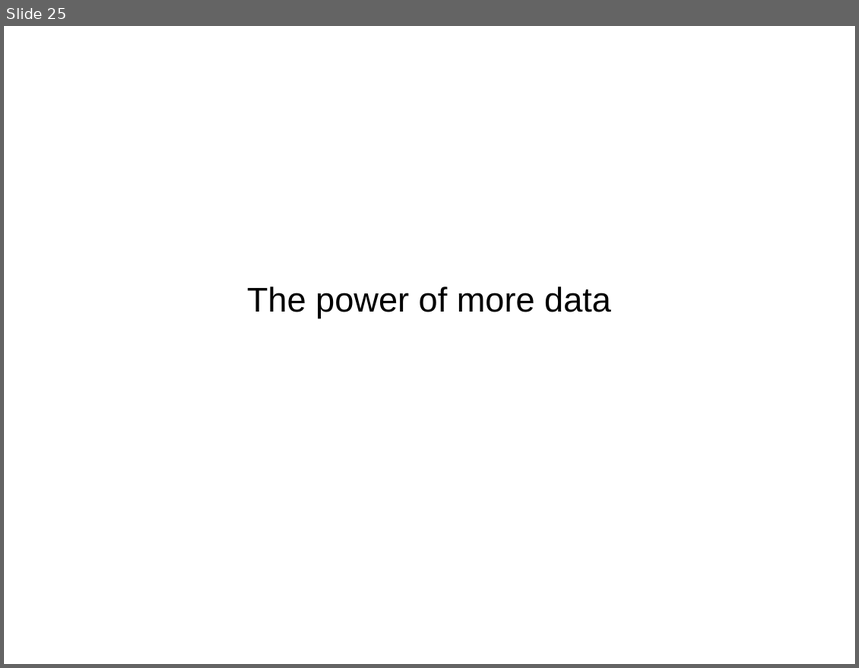
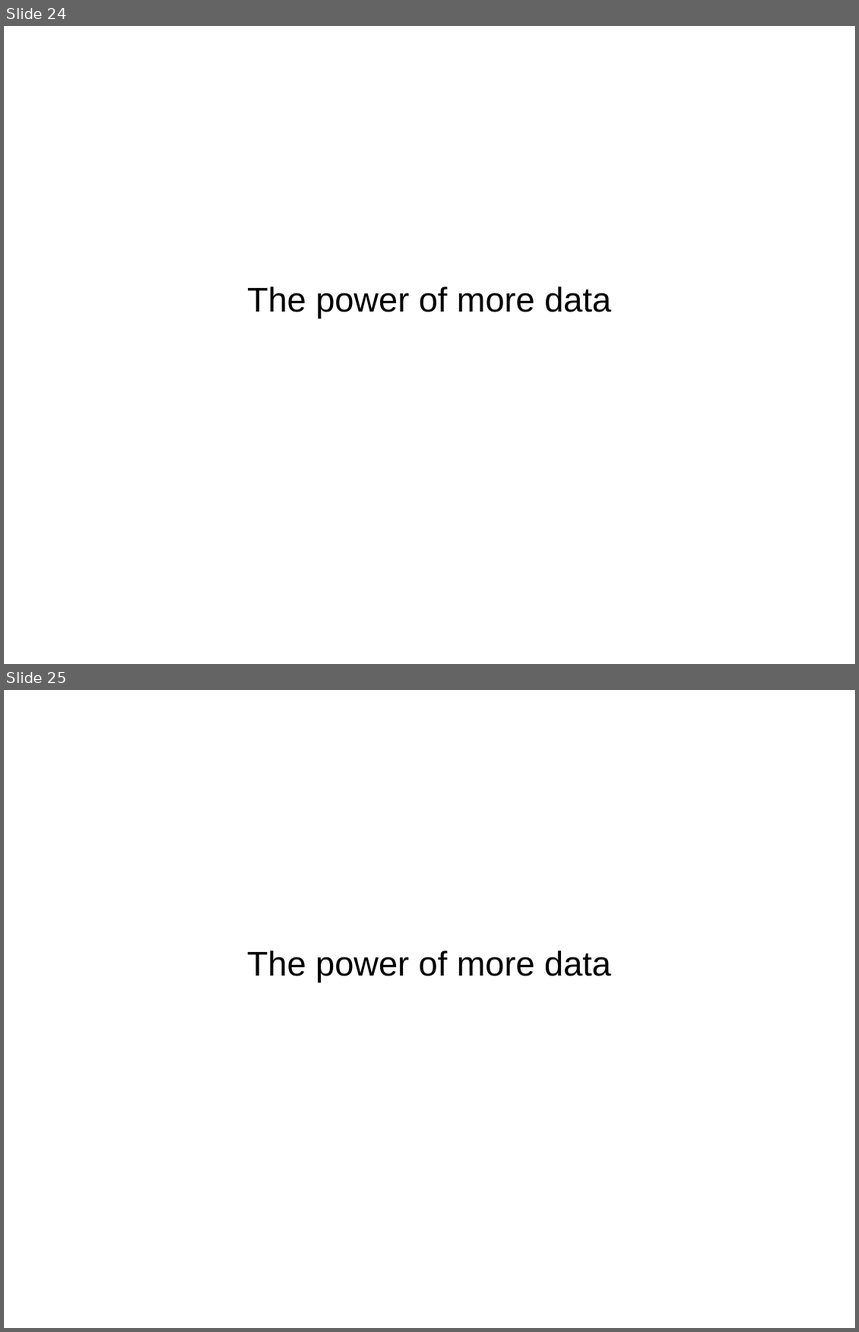
Before and after one commit to amueller/talks_odt, a slide deck: 2017/promises_and_perils_pyparis.odp. Shown one above the other, each under a label of ours: slide 25 before the commit, slides 24 and 25 after it. The pictures are 859x668 and 859x1332 pixels, drawn with LibreOffice and Linux fonts; fonts in the diff are those of the drawing. Boxes give left, top, right and bottom in pixels: in the first picture for what was removed or moved away, otherwise in the second. Text is boxed around its words. In the diff, an @@ line names an element or a change of style, - is before the commit and + after.

```diff
--- a/2017/promises_and_perils_pyparis.odp
+++ b/2017/promises_and_perils_pyparis.odp
@@ slide 25 added at box(4, 690, 855, 1328), background #FFFFFF @@
@@ subtitle added at box(247, 951, 611, 983), 32 pt, text #000000 @@
+The power of more data
@@ what was slide 25 is now slide 24 @@
```
Also in this commit, not shown: 5 slides changed, 6 other slides added, 5 slides removed.
